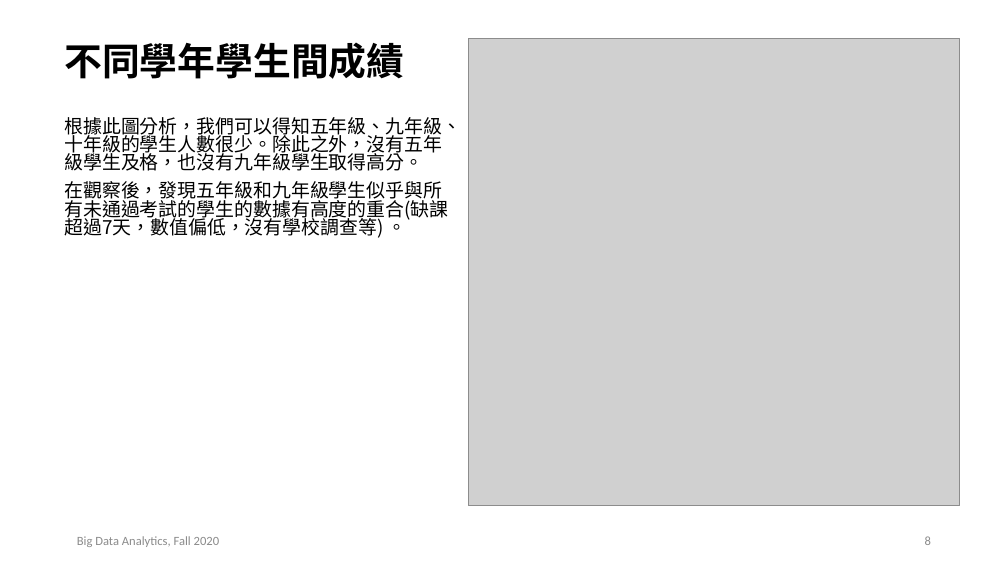
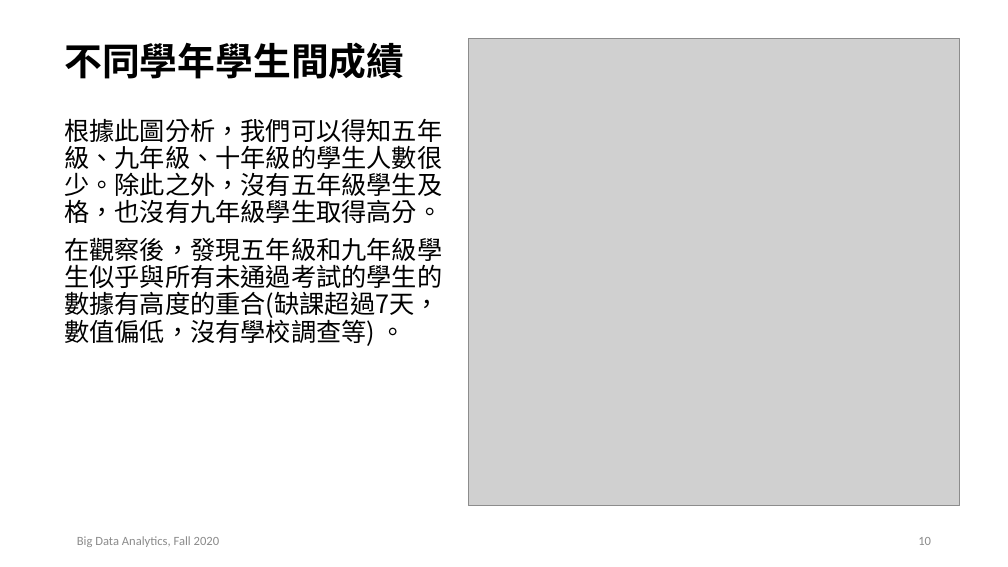
Before and after one commit to SanoTaco/Fall2020_BDA_Final, a slide deck: slide 10 of BDA_FInal_P.pptx (slide 8 before the commit). Drawn at 1008x567 pixels with LibreOffice and Linux fonts; fonts in the diff are those of the drawing; grey boxes stand for pictures. Boxes give left, top, right and bottom in pixels: in the first picture for what was removed or moved away, otherwise in the second. Text is boxed around its words. In the diff, an @@ line names an element or a change of style, - is before the commit and + after.

Commit message:
ppt modified

```diff
--- a/BDA_FInal_P.pptx
+++ b/BDA_FInal_P.pptx
@@ text "根據此圖分析，我們可以得知五年級、九年級、十年級的學生人數很少。除此之外，沒有五年級學生及格，也沒有九年級學生取得高分。" at <box>64,118,442,346</box>: size 18 to 24 pt; line spacing 0.8 to 0.9 @@
@@ page number at <box>918,537,931,545</box>: text changed @@
-8
+10
```
Also in this commit, not shown: 6 other slides changed, 2 slides added, 1 other file.
